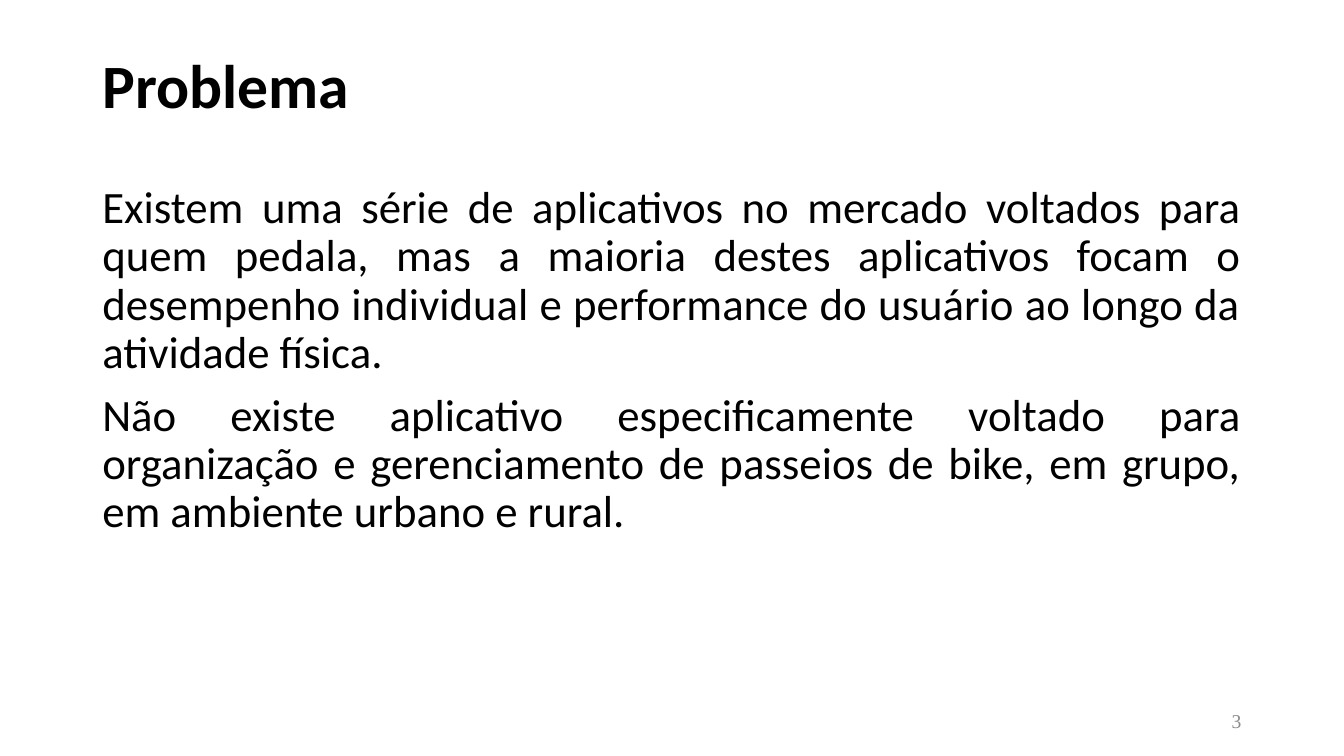
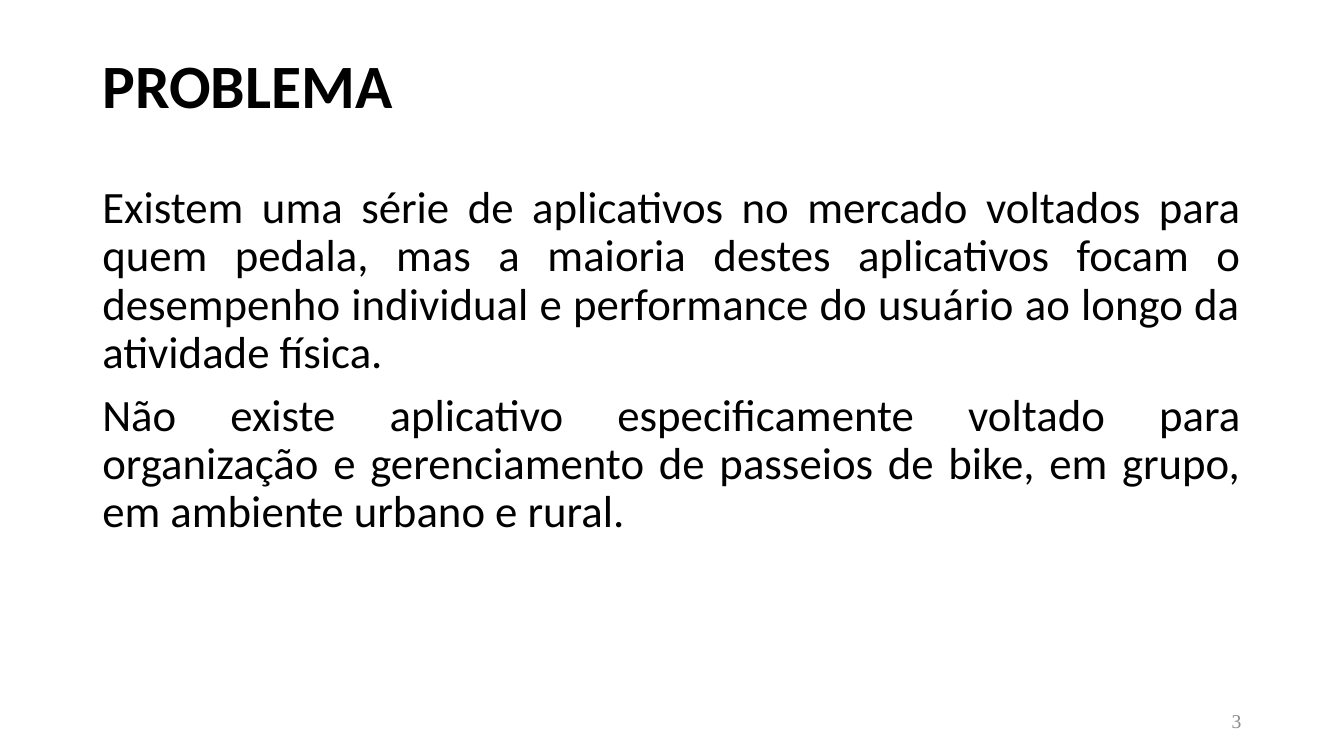
Before and after one commit to ICEI-PUC-Minas-PMV-ADS/pmv-ads-2023-1-e2-proj-int-t3-projeto-pedal-1, a slide deck: slide 3 of presentation/Apresentação_ProjetoPedal.pptx. Drawn at 1344x756 pixels with LibreOffice and Linux fonts; fonts in the diff are those of the drawing. Boxes give left, top, right and bottom in pixels: in the first picture for what was removed or moved away, otherwise in the second. Text is boxed around its words. In the diff, an @@ line names an element or a change of style, - is before the commit and + after.

```diff
--- a/presentation/Apresentação_ProjetoPedal.pptx
+++ b/presentation/Apresentação_ProjetoPedal.pptx
@@ text at box(102, 67, 392, 109): text changed @@
-Problema
+PROBLEMA
```
Also in this commit, not shown: 9 other slides changed, 5 slides added, 2 slides removed.
